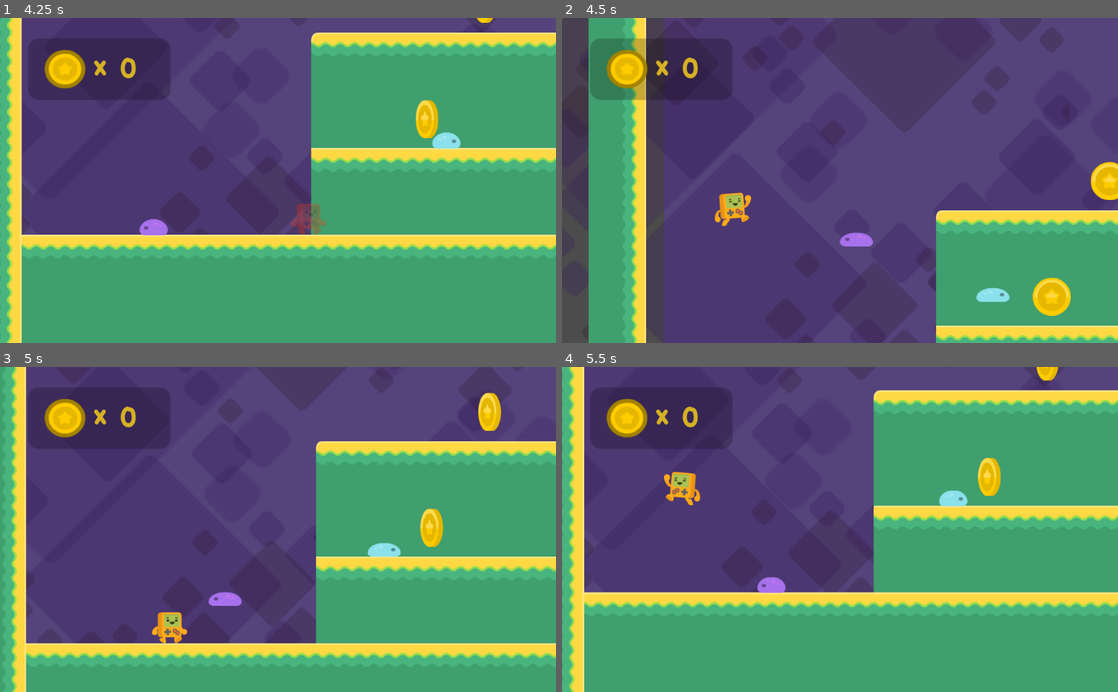
Above: before the commit, frames 1-4 (two rows, left to right).
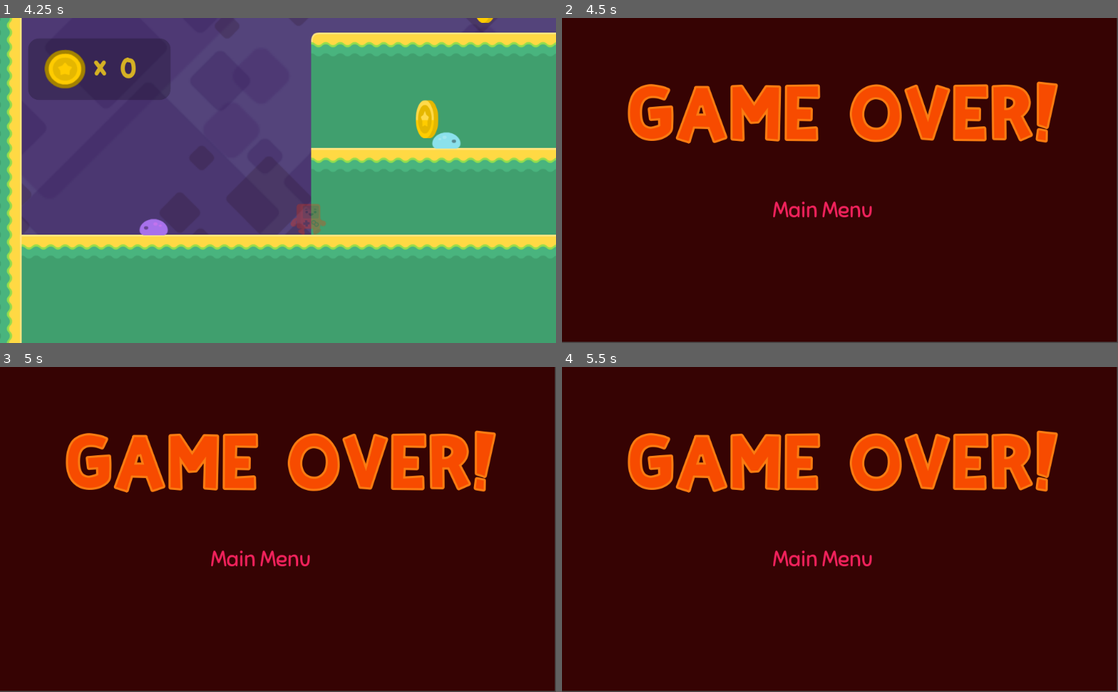
Above: after the commit, the same moments.

Repository: nkpresh/platforme-Game
Game: Godot game, scene res://Control.tscn
The game is run twice, just before and just after one commit, with the same random seed, the same clock (stepped at 60 frames per second) and the same inputs.
Inputs:
- Up to frame 1 (4.25 s): click "PLAY!" at 0.5 s; hold Right (right) 1.28-2.78 s; tap Up (jump) at 1.52, 2.27, 3.77 s; hold Left (left) 2.78-3.53 s; hold Right (right) from 3.53 s (still down)
- Up to frame 2 (4.5 s): keep holding Right (right)
- Up to frame 3 (5 s): keep holding Right (right); tap Up (jump) at 4.52 s
- Up to frame 4 (5.5 s): release Right (right) at 5.03 s; hold Left (left) from 5.03 s (still down); tap Up (jump) at 5.27 s

Frame 1 is identical in both runs. In frame 2, 100% of the frame differs, in the area x 0-100%, y 0-100%; in frame 3, 100%; in frame 4, 100%.

Commit message:
connecting the scenes

Diff:
--- a/steve.gd
+++ b/steve.gd
@@ -32,7 +32,7 @@
 
 
 func _on_fallzone_body_entered(body):
-	get_tree().change_scene("res://Level1.tscn")
+	get_tree().change_scene("res://GameOver.tscn")
 
 
 func bounce():
@@ -53,4 +53,4 @@
 
 
 func _on_Timer_timeout():
-	get_tree().change_scene("res://Level1.tscn")
+	get_tree().change_scene("res://GameOver.tscn")
Not shown, changed: logs/godot.log
Not shown, added: logs/godot_2021-03-26_11-45-53.log
